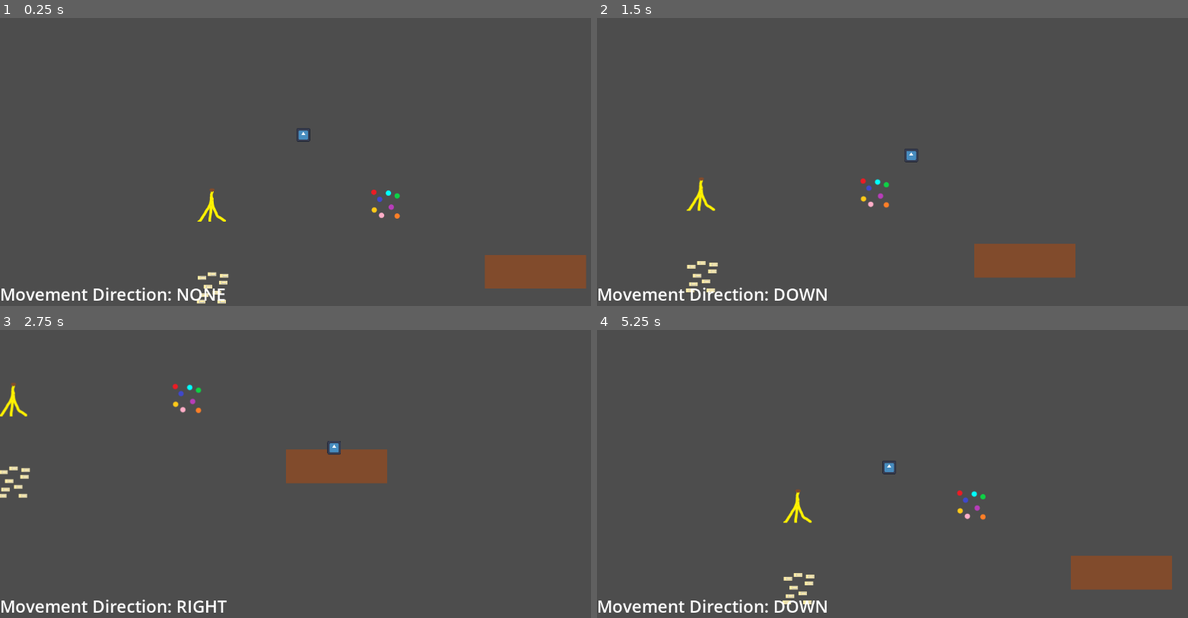
Above: before the commit, frames 1-4 (two rows, left to right).
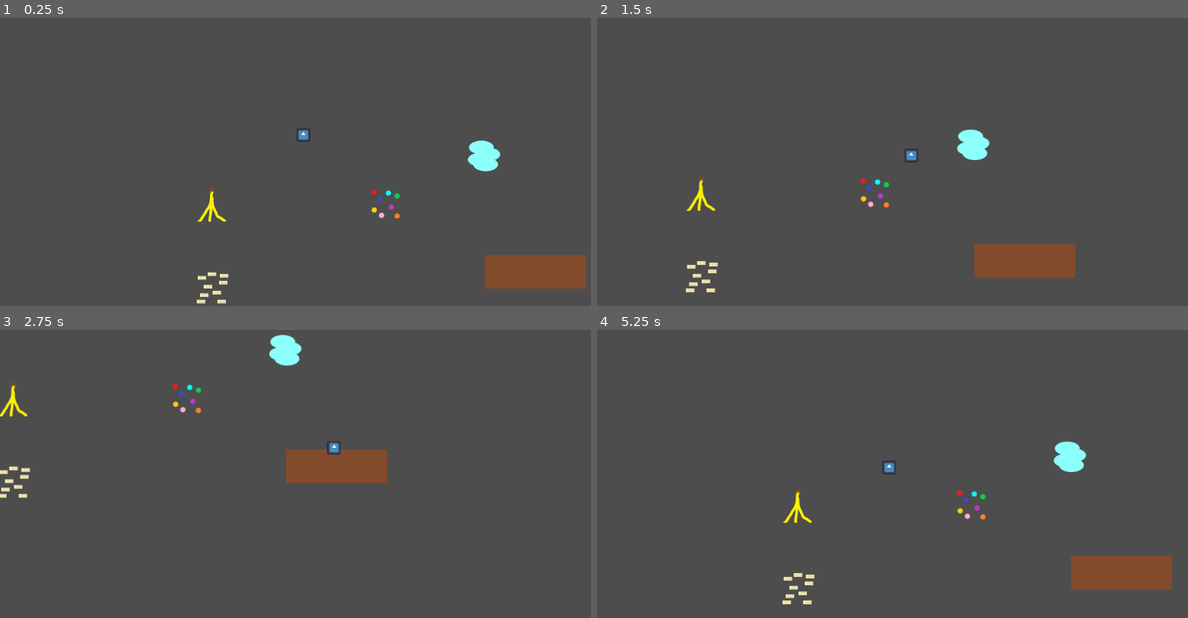
Above: after the commit, the same moments.

Repository: Enriquenf07/game-jam-march-2026
Game: Godot game, scene res://world/world.tscn
Same seed, same stepped clock (60 frames per second), same inputs: the game is played once before the commit and once after it. The engine's default icon, where the game draws it, is replaced by a stand-in: a white triangle on a blue panel in a dark square. Sound files missing from this copy of the repository are replaced by a short silence.
Inputs:
- Up to frame 1 (0.25 s): no input
- Up to frame 2 (1.5 s): tap Enter at 0.5 s; hold D (right) 0.53-1.28 s; hold E (interact) 0.53-1.28 s; hold S (down) from 1.28 s (still down); tap E (interact) at 1.35 s
- Up to frame 3 (2.75 s): release S (down) at 2.03 s; hold D (right) from 2.03 s (still down); hold E (interact) from 2.03 s (still down)
- Up to frame 4 (5.25 s): release D (right) at 2.78 s; release E (interact) at 2.78 s; hold W (up) 2.78-3.53 s; tap E (interact) at 2.85, 4.35 s; hold E (interact) 3.53-4.28 s; hold A (left) 3.53-5.03 s; hold S (down) from 5.03 s (still down); hold E (interact) from 5.03 s (still down)

The runs differ from the first frame. In frame 1, 1.2% of the frame differs, in the area x 0-85%, y 42-99%; in frame 2, 1.2%, in the area x 0-67%, y 38-99%; in frame 3, 1.2%; in frame 4, 1.2%.

Commit message:
Implemented puddle trap and other trap fixes

Diff:
--- a/player/player.gd
+++ b/player/player.gd
@@ -100,7 +100,16 @@
 		TrapBase.TrapType.PUDDLE:
 			print("slipped on puddle")
 
+func _slip_on_puddle():
+	_is_stunned = true
+	_is_slipping = false
+	_player_visual.play("puddle_slip")
+	velocity = Vector2.ZERO
 
 func _on_animated_sprite_2d_animation_finished() -> void:
-	if (_player_visual.animation == "marble_trip" or _player_visual.animation == "mouse_trap_hurt"):
-		_is_stunned = false
+	if (not _is_in_stunned_animation(_player_visual.animation)):
+		return
+	_is_stunned = false
+
+func _is_in_stunned_animation(player_animation: StringName) -> bool:
+	return (player_animation == "marble_trip" or player_animation == "mouse_trap_hurt" or player_animation == "puddle_slip")
--- a/player/player.tscn
+++ b/player/player.tscn
@@ -30,6 +30,14 @@
 "loop": false,
 "name": &"mouse_trap_hurt",
 "speed": 1.0
+}, {
+"frames": [{
+"duration": 1.0,
+"texture": ExtResource("2_rkbax")
+}],
+"loop": false,
+"name": &"puddle_slip",
+"speed": 1.0
 }]
 
 [node name="Player" type="CharacterBody2D" unique_id=1372084186 node_paths=PackedStringArray("_debug_direction_label", "_player_visual") groups=["player"]]
@@ -54,6 +62,7 @@
 collide_with_areas = true
 
 [node name="PlayerDebugLayer" type="CanvasLayer" parent="." unique_id=1349709305]
+visible = false
 
 [node name="DebugContainer" type="VBoxContainer" parent="PlayerDebugLayer" unique_id=203990197]
 anchors_preset = 2
--- a/traps/banana/BananaTrap.tscn
+++ b/traps/banana/BananaTrap.tscn
@@ -47,3 +47,4 @@
 
 [connection signal="body_entered" from="." to="." method="_on_body_entered"]
 [connection signal="trap_disarmed" from="." to="." method="_on_trap_disarmed"]
+[connection signal="finished" from="DisarmSoundPlayer" to="." method="_on_disarm_sound_player_finished"]
--- a/traps/banana/banana_trap.gd
+++ b/traps/banana/banana_trap.gd
@@ -9,3 +9,6 @@
 
 func _on_trap_disarmed() -> void:
 	_trap_visual.hide()
+
+func _on_disarm_sound_player_finished() -> void:
+	queue_free()
--- /dev/null
+++ b/traps/continuous_noise_trap.gd
@@ -0,0 +1,29 @@
+class_name  ContinuousNoiseTrap
+extends TrapBase
+
+var _player_in_trap: Player
+var _is_in_trap: bool = false
+@export var _trap_audio_collision: CollisionShape2D
+
+func _process(_delta: float) -> void:
+	if (not _is_in_trap or not _player_in_trap.velocity or _trap_trigger_sound.playing):
+		return
+	_trap_trigger_sound.play()
+	_trap_audio_collision.set_deferred("disabled", false)
+
+func _on_body_entered(body: Node2D) -> void:
+	super._on_body_entered(body)
+	if (not body.is_in_group("player")):
+		return
+	_player_in_trap = body
+	_is_in_trap = true
+	_trap_audio_collision.set_deferred("disabled", false)
+
+func _on_body_exited(body: Node2D) -> void:
+	if (not body.is_in_group("player") or body != _player_in_trap):
+		return
+	_player_in_trap = null
+	_is_in_trap = false
+
+func _on_trap_activation_sound_finished() -> void:
+	_trap_audio_collision.set_deferred("disabled", true)
--- a/traps/floorboard.tscn
+++ b/traps/floorboard.tscn
@@ -2,7 +2,7 @@
 
 [ext_resource type="Script" uid="uid://bbcrcehk7g6b" path="res://traps/noisy_trap.gd" id="1_imx1i"]
 [ext_resource type="Texture2D" uid="uid://wqr3uvl4rk0x" path="res://assets/TEMP_floorboard.png" id="1_x4wjo"]
-[ext_resource type="AudioStream" uid="uid://wsh4r45a1o2l" path="res://traps/TEMP_squeak.wav" id="3_4ib02"]
+[ext_resource type="AudioStream" uid="uid://wsh4r45a1o2l" path="res://assets/TEMP_squeak.wav" id="3_4ib02"]
 [ext_resource type="Script" uid="uid://fpin7rm4san6" path="res://object/interactable_object.gd" id="4_d61ba"]
 
 [sub_resource type="RectangleShape2D" id="RectangleShape2D_imx1i"]
@@ -46,7 +46,7 @@
 script = ExtResource("4_d61ba")
 metadata/_custom_type_script = "uid://fpin7rm4san6"
 
-[node name="CollisionShape2D" type="CollisionShape2D" parent="InteractableArea" unique_id=1831331750]
+[node name="InteractionCollision" type="CollisionShape2D" parent="InteractableArea" unique_id=1831331750]
 shape = SubResource("RectangleShape2D_d61ba")
 debug_color = Color(0.9607843, 0, 0.5254902, 0.41960785)
 
--- a/traps/marbles/marbles.gd
+++ b/traps/marbles/marbles.gd
@@ -6,3 +6,6 @@
 
 func _on_trap_disarmed():
 	_trap_visual.hide()
+
+func _on_disarm_sound_player_finished() -> void:
+	queue_free()
--- a/traps/marbles/marbles.tscn
+++ b/traps/marbles/marbles.tscn
@@ -57,4 +57,5 @@
 
 [connection signal="body_entered" from="." to="." method="_on_body_entered"]
 [connection signal="trap_disarmed" from="." to="." method="_on_trap_disarmed"]
+[connection signal="finished" from="DisarmSoundPlayer" to="." method="_on_disarm_sound_player_finished"]
 [connection signal="finished" from="TrapActivationSoundPlayer" to="." method="_on_trap_activation_sound_finished"]
--- a/traps/mouse_trap/mouse_trap.gd
+++ b/traps/mouse_trap/mouse_trap.gd
@@ -14,6 +14,7 @@
 		return
 	_player_hurt_sound.play()
 	_player_hurt_collision.set_deferred("disabled", false)
+	_trap_interaction_collision.set_deferred("disabled", true)
 	_trap_visual.texture = _disarmed_texture
 
 func _on_trap_disarmed():
--- a/traps/mouse_trap/mouse_trap.tscn
+++ b/traps/mouse_trap/mouse_trap.tscn
@@ -61,6 +61,7 @@
 [node name="InteractableArea" type="Area2D" parent="." unique_id=608612683]
 unique_name_in_owner = true
 collision_layer = 2
+collision_mask = 0
 script = ExtResource("3_fvs2v")
 metadata/_custom_type_script = "uid://fpin7rm4san6"
 
--- /dev/null
+++ b/traps/puddle/puddle.gd
@@ -0,0 +1,30 @@
+class_name Puddle
+extends ContinuousNoiseTrap
+
+@export var _slipping_sound_player: AudioStreamPlayer2D
+@export var _slipping_sound_collision: CollisionShape2D
+
+func _process(_delta: float) -> void:
+	# TODO: call the player method "slip()" if the player is running
+	if (_is_running()):
+		_slipping_sound_player.play()
+		_slipping_sound_collision.set_deferred("disabled", false)
+		return
+	super._process(_delta)
+
+func _is_running() -> bool:
+	# TODO: check if the player is moving, in the trap, and holding the run button
+	return false
+
+func _disarm_decorator():
+	print("puddle disarmed")
+
+func _on_trap_disarmed():
+	_trap_visual.hide()
+
+func _on_slipping_sound_player_finished() -> void:
+	_slipping_sound_collision.set_deferred("disabled", true)
+
+
+func _on_disarm_sound_player_finished() -> void:
+	queue_free()
--- /dev/null
+++ b/traps/puddle/puddle.tscn
@@ -0,0 +1,77 @@
+[gd_scene format=3 uid="uid://hjrqcu6wi22w"]
+
+[ext_resource type="Script" uid="uid://d2dyfh18ssu08" path="res://traps/puddle/puddle.gd" id="1_gv67p"]
+[ext_resource type="Texture2D" uid="uid://cqcfuygdhdiws" path="res://assets/TEMP_puddle.png" id="2_x5rcb"]
+[ext_resource type="AudioStream" uid="uid://bxgiedomh7gcb" path="res://assets/TEMP_puddle_disarm.wav" id="3_x4rcs"]
+[ext_resource type="AudioStream" uid="uid://cew7krf8jy5ix" path="res://assets/TEMP_puddle_splash.wav" id="4_4lmy7"]
+[ext_resource type="Script" uid="uid://fpin7rm4san6" path="res://object/interactable_object.gd" id="4_s52k6"]
+[ext_resource type="AudioStream" uid="uid://0eu4afeebqr0" path="res://assets/TEMP_puddle_slip.wav" id="5_rdwt2"]
+
+[sub_resource type="CircleShape2D" id="CircleShape2D_x5rcb"]
+radius = 28.0
+
+[sub_resource type="CircleShape2D" id="CircleShape2D_x4rcs"]
+radius = 160.0
+
+[sub_resource type="CircleShape2D" id="CircleShape2D_s52k6"]
+radius = 320.0
+
+[sub_resource type="CircleShape2D" id="CircleShape2D_a56ey"]
+radius = 40.0
+
+[node name="Puddle" type="Area2D" unique_id=1615284829 node_paths=PackedStringArray("_slipping_sound_player", "_slipping_sound_collision", "_trap_audio_collision", "_trap_visual", "_trap_trigger_collision", "_disarm_sound", "_trap_trigger_sound", "_trap_interaction_collision")]
+script = ExtResource("1_gv67p")
+_slipping_sound_player = NodePath("SoundArea/SlippingSoundPlayer")
+_slipping_sound_collision = NodePath("SoundArea/SlippingSoundAreaCollision")
+_trap_audio_collision = NodePath("SoundArea/WalkingSoundAreaCollision")
+_type_of_trap = 4
+_trap_visual = NodePath("TrapVisual")
+_trap_trigger_collision = NodePath("TrapCollision")
+_disarm_sound = NodePath("DisarmSoundPlayer")
+_trap_trigger_sound = NodePath("TrapActivationSoundPlayer")
+_trap_interaction_collision = NodePath("InteractableArea/InteractionCollision")
+
+[node name="TrapVisual" type="Sprite2D" parent="." unique_id=106391399]
+texture = ExtResource("2_x5rcb")
+
+[node name="TrapCollision" type="CollisionShape2D" parent="." unique_id=1200067528]
+shape = SubResource("CircleShape2D_x5rcb")
+
+[node name="DisarmSoundPlayer" type="AudioStreamPlayer" parent="." unique_id=1089889721]
+stream = ExtResource("3_x4rcs")
+
+[node name="TrapActivationSoundPlayer" type="AudioStreamPlayer2D" parent="." unique_id=1216367516]
+stream = ExtResource("4_4lmy7")
+
+[node name="SoundArea" type="Area2D" parent="." unique_id=1540488914]
+
+[node name="WalkingSoundAreaCollision" type="CollisionShape2D" parent="SoundArea" unique_id=1368089361]
+shape = SubResource("CircleShape2D_x4rcs")
+disabled = true
+debug_color = Color(0.9764706, 0.101960786, 0.29411766, 0.41960785)
+
+[node name="SlippingSoundAreaCollision" type="CollisionShape2D" parent="SoundArea" unique_id=43645328]
+shape = SubResource("CircleShape2D_s52k6")
+disabled = true
+debug_color = Color(0.9764706, 0.101960786, 0.29411766, 0.41960785)
+
+[node name="SlippingSoundPlayer" type="AudioStreamPlayer2D" parent="SoundArea" unique_id=24640079]
+stream = ExtResource("5_rdwt2")
+
+[node name="InteractableArea" type="Area2D" parent="." unique_id=1739025049]
+unique_name_in_owner = true
+collision_layer = 2
+collision_mask = 0
+script = ExtResource("4_s52k6")
+metadata/_custom_type_script = "uid://fpin7rm4san6"
+
+[node name="InteractionCollision" type="CollisionShape2D" parent="InteractableArea" unique_id=988013123]
+shape = SubResource("CircleShape2D_a56ey")
+debug_color = Color(0.9607843, 0, 0.5254902, 0.41960785)
+
+[connection signal="body_entered" from="." to="." method="_on_body_entered"]
+[connection signal="body_exited" from="." to="." method="_on_body_exited"]
+[connection signal="trap_disarmed" from="." to="." method="_on_trap_disarmed"]
+[connection signal="finished" from="DisarmSoundPlayer" to="." method="_on_disarm_sound_player_finished"]
+[connection signal="finished" from="TrapActivationSoundPlayer" to="." method="_on_trap_activation_sound_finished"]
+[connection signal="finished" from="SoundArea/SlippingSoundPlayer" to="." method="_on_slipping_sound_player_finished"]
--- a/traps/trap_base.gd
+++ b/traps/trap_base.gd
@@ -36,5 +36,5 @@
 	_trap_interaction_collision.set_deferred("disabled", true)
 	if (_type_of_trap != TrapType.MOUSE_TRAP):
 		_disarm_sound.play()
+	_disarm_decorator()
 	trap_disarmed.emit()
-	_disarm_decorator()
--- a/world/world.tscn
+++ b/world/world.tscn
@@ -5,6 +5,7 @@
 [ext_resource type="PackedScene" uid="uid://de3paqyhcj6p2" path="res://traps/banana/BananaTrap.tscn" id="3_h5o24"]
 [ext_resource type="PackedScene" uid="uid://cbhd62ic6mqpb" path="res://traps/marbles/marbles.tscn" id="4_h5o24"]
 [ext_resource type="PackedScene" uid="uid://602avg8qg6xb" path="res://traps/mouse_trap/mouse_trap.tscn" id="5_mmdvd"]
+[ext_resource type="PackedScene" uid="uid://hjrqcu6wi22w" path="res://traps/puddle/puddle.tscn" id="6_fn3g3"]
 
 [node name="Node2D" type="Node2D" unique_id=408905311]
 script = ExtResource("1_4717r")
@@ -23,3 +24,6 @@
 
 [node name="MouseTrap" parent="." unique_id=877290527 instance=ExtResource("5_mmdvd")]
 position = Vector2(-174, 290)
+
+[node name="Puddle" parent="." unique_id=1615284829 instance=ExtResource("6_fn3g3")]
+position = Vector2(342, 39)
Binary file added: assets/TEMP_puddle.png
Not shown, added: assets/TEMP_puddle.png.import
Not shown, added: assets/TEMP_puddle_disarm.wav.import
Not shown, added: assets/TEMP_puddle_slip.wav.import
Not shown, added: assets/TEMP_puddle_splash.wav.import
Not shown, changed: assets/TEMP_squeak.wav.import
Not shown, added: traps/continuous_noise_trap.gd.uid
Not shown, added: traps/puddle/puddle.gd.uid
Not shown, added: assets/TEMP_puddle_disarm.wav
Not shown, added: assets/TEMP_puddle_slip.wav
Not shown, added: assets/TEMP_puddle_splash.wav
Not shown, added: assets/TEMP_squeak.wav
